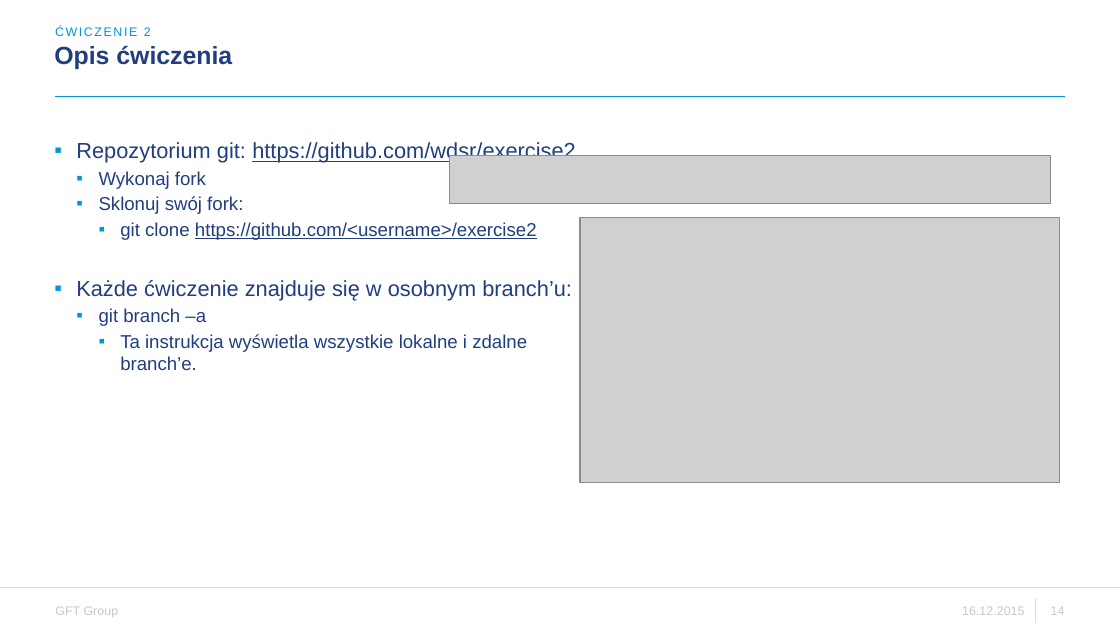
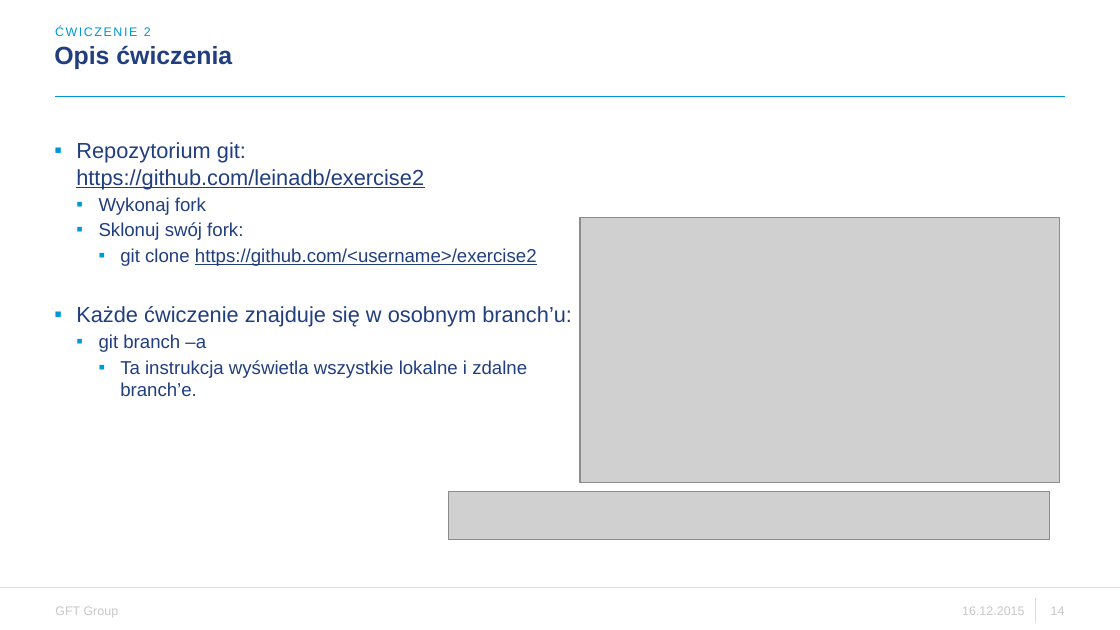
Before and after one commit to zenek24pl/exercise2, a slide deck: slide 14 of WDSR - ćwiczenie 2.pptx. Drawn at 1120x630 pixels with LibreOffice and Linux fonts; fonts in the diff are those of the drawing; grey boxes stand for pictures; background and template pictures are left out. Boxes give left, top, right and bottom in pixels: in the first picture for what was removed or moved away, otherwise in the second. Text is boxed around its words. In the diff, an @@ line names an element or a change of style, - is before the commit and + after.

```diff
--- a/WDSR - ćwiczenie 2.pptx
+++ b/WDSR - ćwiczenie 2.pptx
@@ text at [76, 142, 424, 189]: text changed @@
-▪ Repozytorium git: https://github.com/wdsr/exercise2
+▪ Repozytorium git: https://github.com/leinadb/exercise2
@@ picture: place and size @@
-picture at [449, 156, 1051, 204]
+picture at [448, 492, 1049, 540]
```
Also in this commit, not shown: 1 other slide changed.
